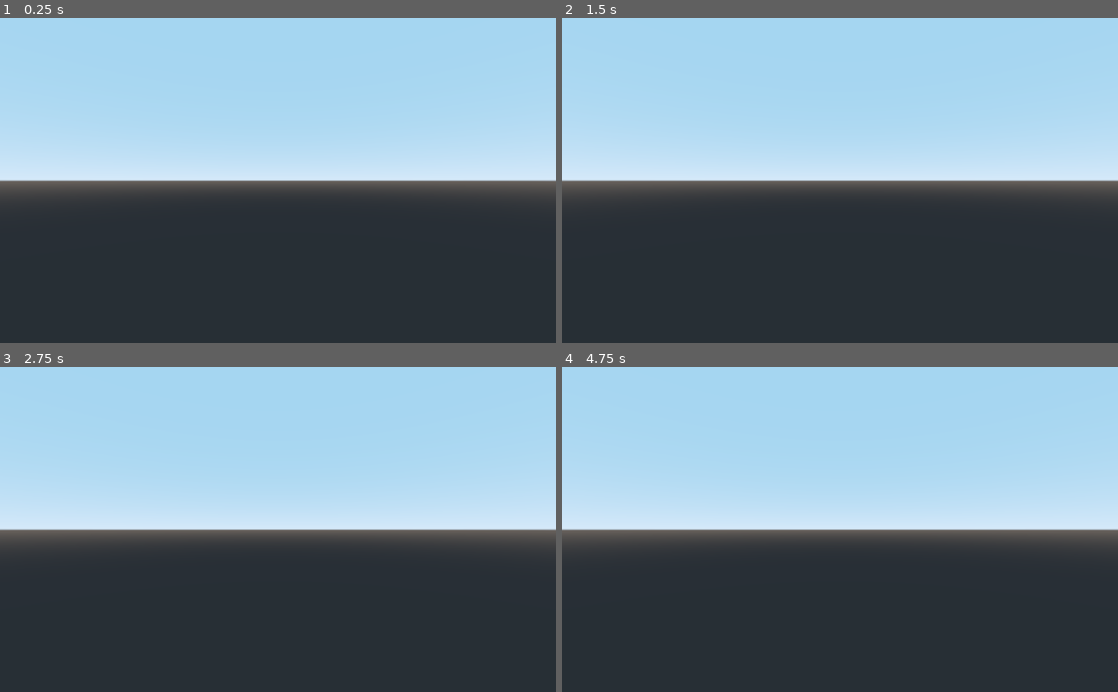
Above: before the commit, frames 1-4 (two rows, left to right).
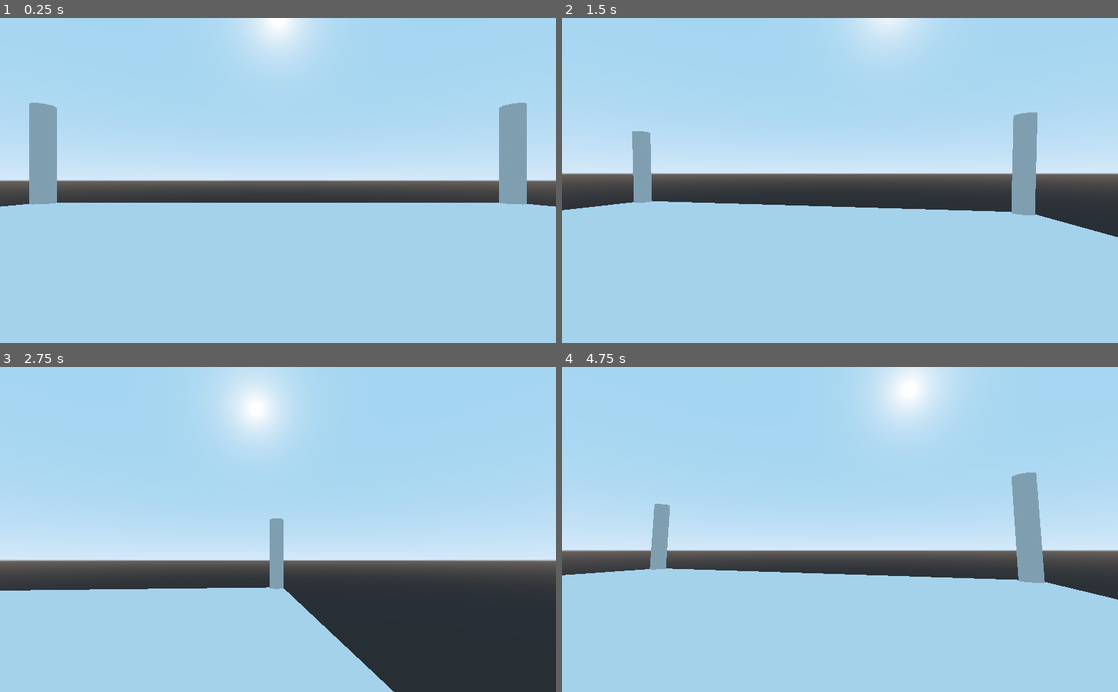
Above: after the commit, the same moments.

Repository: matthias-jaeger-net/fps-research
Game: Godot game, scene res://World.tscn
The game is run twice, just before and just after one commit, with the same random seed, the same clock (stepped at 60 frames per second) and the same inputs.
Inputs (mouse positions are in pixels of both pictures, inside the frame that each line leads up to):
- Up to frame 1 (0.25 s): no input
- Up to frame 2 (1.5 s): tap Enter at 0.5 s; move the mouse to (962, 164) at 0.52 s; hold D (right, bound only after the commit) 0.53-1.28 s; hold Shift (sprint, bound only after the commit) 0.53-1.28 s; tap Space (jump, bound only after the commit) at 0.77, 0.8, 1.07, 1.35 s; move the mouse to (728, 196) at 1.27 s; hold S (back, bound only after the commit) from 1.28 s (still down)
- Up to frame 3 (2.75 s): tap Space (jump, bound only after the commit) at 1.52, 1.82, 2.3 s; tap Shift (sprint, bound only after the commit) at 1.55 s; move the mouse to (333, 458) at 2.02 s; release S (back, bound only after the commit) at 2.03 s; hold D (right, bound only after the commit) from 2.03 s (still down); hold Shift (sprint, bound only after the commit) from 2.03 s (still down)
- Up to frame 4 (4.75 s): move the mouse to (812, 594) at 2.77 s; release D (right, bound only after the commit) at 2.78 s; release Shift (sprint, bound only after the commit) at 2.78 s; hold W (forward, bound only after the commit) 2.78-3.53 s; tap Shift (sprint, bound only after the commit) at 2.85, 4.35 s; tap Space (jump, bound only after the commit) at 3.02, 3.32, 3.6, 3.77, 4.07, 4.52 s; move the mouse to (1006, 578) at 3.52 s; hold A (left, bound only after the commit) from 3.53 s (still down); move the mouse to (673, 480) at 4.27 s

The runs differ from the first frame. In frame 1, 48% of the frame differs, in the area x 0-100%, y 0-100%; in frame 2, 47%; in frame 3, 36%; in frame 4, 49%.

Commit message:
basic movement

Diff:
--- a/game/Player.gd
+++ b/game/Player.gd
@@ -1,14 +1,63 @@
 extends KinematicBody
 
+const MOUSE_SENS_X := -0.001
+const MOUSE_SENS_Y := -0.001
+const MIN_CAM_ANGLE = -85
+const MAX_CAM_ANGLE = 85
 
-# Declare member variables here. Examples:
-# var a = 2
-# var b = "text"
+const MAX_SPEED = 9
+const MAX_SPEED_SPRINT = 15
+const ACCELERATION = 6
+const DECCELERATION = 8
+const JUMP_SPEED = 6
 
+onready var head: Spatial = $Head
+
+onready var gravity = -ProjectSettings.get_setting("physics/3d/default_gravity")
+
+var velocity: Vector3 = Vector3(0, 0, 0)
 
 # Called when the node enters the scene tree for the first time.
 func _ready():
-	pass # Replace with function body.
+	Input.set_mouse_mode(Input.MOUSE_MODE_CAPTURED)
+
+func _unhandled_input(event):
+	if event is InputEventMouseMotion:
+		rotate_y(MOUSE_SENS_X * event.relative.x)
+		head.rotate_x(MOUSE_SENS_Y * event.relative.y)
+		head.rotation.x = clamp(head.rotation.x, deg2rad(MIN_CAM_ANGLE), deg2rad(MAX_CAM_ANGLE))
+
+func _physics_process(delta: float):
+	process_movement(delta)
+
+func process_movement(delta: float):
+	var dir := Vector3()
+	dir.x = Input.get_action_strength("right") - Input.get_action_strength("left")
+	dir.z = Input.get_action_strength("back") - Input.get_action_strength("forward")
+
+	dir = global_transform.basis.xform(dir)
+
+	if dir.length_squared() > 1:
+		dir /= dir.length()
+
+	velocity.y += delta * gravity
+
+	var hvel := velocity
+	hvel.y = 0
+
+	var target_speed = MAX_SPEED_SPRINT if Input.is_action_pressed("sprint") else MAX_SPEED
+	var target_velocity = dir * target_speed
+	var accel = ACCELERATION if target_velocity.dot(hvel) > 0 else DECCELERATION
+
+	hvel = hvel.linear_interpolate(target_velocity, accel * delta)
+
+	velocity.x = hvel.x
+	velocity.z = hvel.z
+
+	velocity = move_and_slide(velocity, Vector3.UP)
+
+	if is_on_floor() and Input.is_action_just_pressed("jump"):
+		velocity.y = JUMP_SPEED
 
 
 # Called every frame. 'delta' is the elapsed time since the previous frame.
--- a/game/World.tscn
+++ b/game/World.tscn
@@ -1,9 +1,16 @@
-[gd_scene load_steps=3 format=2]
+[gd_scene load_steps=4 format=2]
 
 [ext_resource path="res://Player.gd" type="Script" id=1]
 
 [sub_resource type="CapsuleShape" id=1]
-radius = 0.409231
+radius = 0.7
+height = 1.8
+
+[sub_resource type="CapsuleMesh" id=2]
+radius = 0.7
+mid_height = 1.8
+radial_segments = 16
+rings = 4
 
 [node name="World" type="Spatial"]
 
@@ -11,10 +18,40 @@
 script = ExtResource( 1 )
 
 [node name="Head" type="Spatial" parent="Player"]
-transform = Transform( -1, 0, -8.74228e-08, 0, 1, 0, 8.74228e-08, 0, -1, 0, 1.55038, 0 )
+transform = Transform( 1, 0, 0, 0, 1, 0, 0, 0, 1, 0, 2.5, -0.25 )
 
 [node name="Camera" type="Camera" parent="Player/Head"]
 
 [node name="CollisionShape" type="CollisionShape" parent="Player"]
-transform = Transform( 1, 0, 0, 0, -4.37114e-08, -1, 0, 1, -4.37114e-08, 0.00643751, 1.0904, -0.0106182 )
+transform = Transform( 1, 0, 0, 0, -4.37114e-08, -1, 0, 1, -4.37114e-08, 0, 1.75, 0 )
 shape = SubResource( 1 )
+
+[node name="MeshInstance" type="MeshInstance" parent="Player"]
+transform = Transform( 1, 0, 0, 0, -4.37114e-08, -1, 0, 1, -4.37114e-08, 0, 1.75, 0 )
+mesh = SubResource( 2 )
+
+[node name="CSGBox" type="CSGBox" parent="."]
+transform = Transform( 1, 0, 0, 0, 1, 0, 0, 0, 1, 0, -1, 0 )
+use_collision = true
+width = 50.0
+depth = 50.0
+
+[node name="CSGCylinder" type="CSGCylinder" parent="."]
+transform = Transform( 1, 0, 0, 0, 1, 0, 0, 0, 1, 24, 5, 24 )
+use_collision = true
+height = 10.0
+
+[node name="CSGCylinder2" type="CSGCylinder" parent="."]
+transform = Transform( 1, 0, 0, 0, 1, 0, 0, 0, 1, 24, 5, -24 )
+use_collision = true
+height = 10.0
+
+[node name="CSGCylinder3" type="CSGCylinder" parent="."]
+transform = Transform( 1, 0, 0, 0, 1, 0, 0, 0, 1, -24, 5, 24 )
+use_collision = true
+height = 10.0
+
+[node name="CSGCylinder4" type="CSGCylinder" parent="."]
+transform = Transform( 1, 0, 0, 0, 1, 0, 0, 0, 1, -24, 5, -24 )
+use_collision = true
+height = 10.0
--- a/game/project.godot
+++ b/game/project.godot
@@ -14,6 +14,39 @@
 run/main_scene="res://World.tscn"
 config/icon="res://icon.png"
 
+[input]
+
+forward={
+"deadzone": 0.5,
+"events": [ Object(InputEventKey,"resource_local_to_scene":false,"resource_name":"","device":0,"alt":false,"shift":false,"control":false,"meta":false,"command":false,"pressed":false,"scancode":0,"physical_scancode":87,"unicode":0,"echo":false,"script":null)
+ ]
+}
+back={
+"deadzone": 0.5,
+"events": [ Object(InputEventKey,"resource_local_to_scene":false,"resource_name":"","device":0,"alt":false,"shift":false,"control":false,"meta":false,"command":false,"pressed":false,"scancode":0,"physical_scancode":83,"unicode":0,"echo":false,"script":null)
+ ]
+}
+left={
+"deadzone": 0.5,
+"events": [ Object(InputEventKey,"resource_local_to_scene":false,"resource_name":"","device":0,"alt":false,"shift":false,"control":false,"meta":false,"command":false,"pressed":false,"scancode":0,"physical_scancode":65,"unicode":0,"echo":false,"script":null)
+ ]
+}
+right={
+"deadzone": 0.5,
+"events": [ Object(InputEventKey,"resource_local_to_scene":false,"resource_name":"","device":0,"alt":false,"shift":false,"control":false,"meta":false,"command":false,"pressed":false,"scancode":0,"physical_scancode":68,"unicode":0,"echo":false,"script":null)
+ ]
+}
+jump={
+"deadzone": 0.5,
+"events": [ Object(InputEventKey,"resource_local_to_scene":false,"resource_name":"","device":0,"alt":false,"shift":false,"control":false,"meta":false,"command":false,"pressed":false,"scancode":0,"physical_scancode":32,"unicode":0,"echo":false,"script":null)
+ ]
+}
+sprint={
+"deadzone": 0.5,
+"events": [ Object(InputEventKey,"resource_local_to_scene":false,"resource_name":"","device":0,"alt":false,"shift":false,"control":false,"meta":false,"command":false,"pressed":false,"scancode":0,"physical_scancode":16777237,"unicode":0,"echo":false,"script":null)
+ ]
+}
+
 [physics]
 
 common/enable_pause_aware_picking=true
Not shown, changed: README.md
